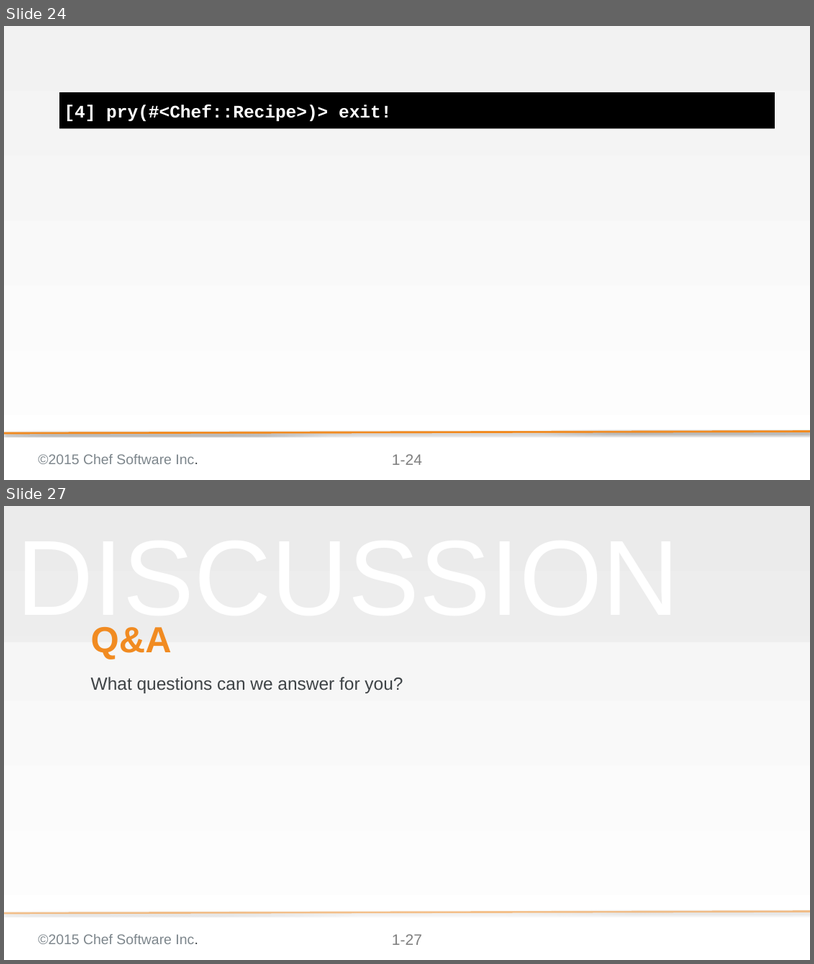
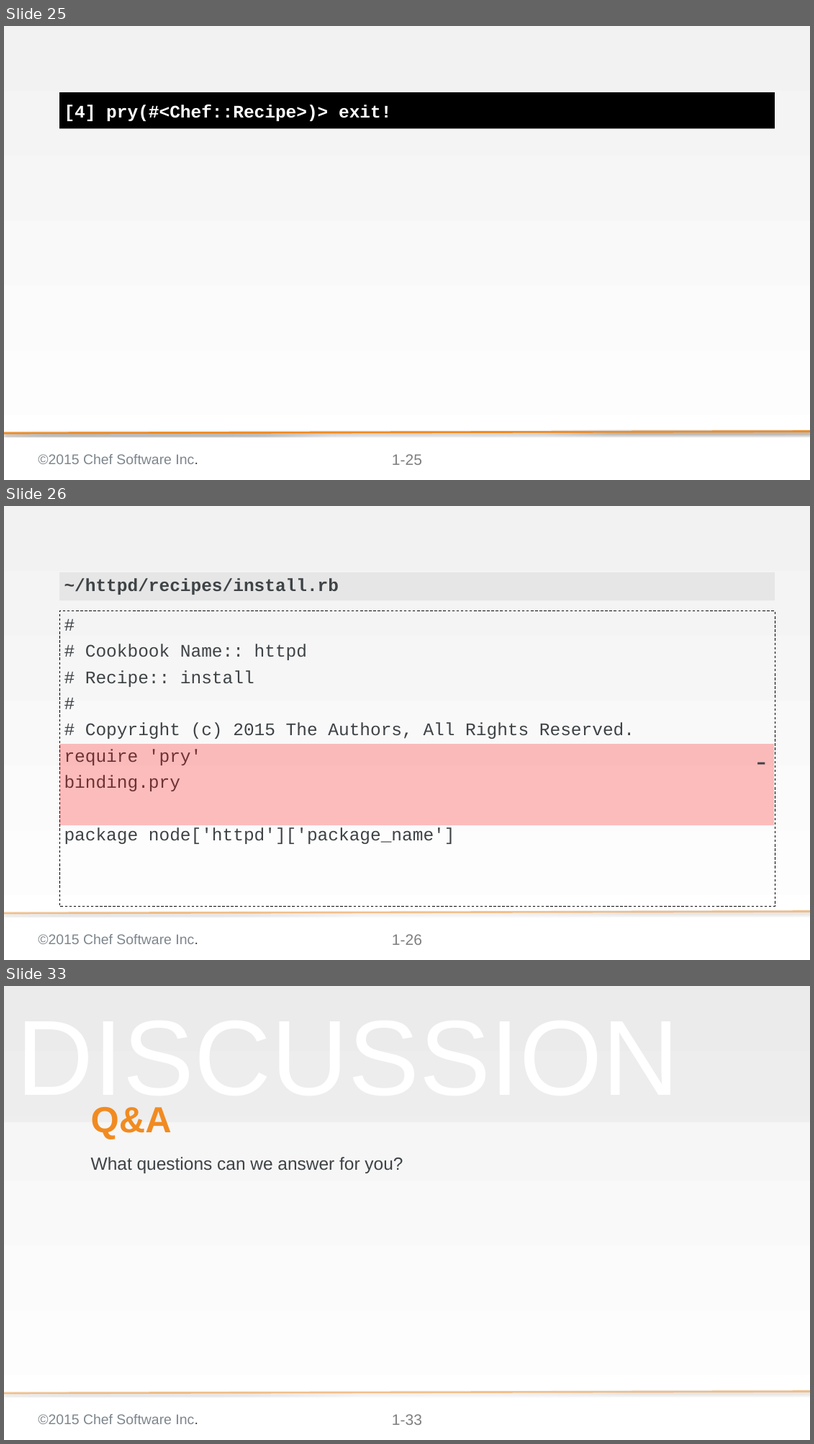
Before and after one commit to chef-training/test_driven_cookbook_development, a slide deck: 05-testing_while_refactoring_to_attributes.pptx. Shown one above the other, each under a label of ours: slides 24 and 27 before the commit, slides 25, 26 and 33 after it; the slides between them are not shown. The pictures are 814x964 and 814x1444 pixels, drawn with LibreOffice and Linux fonts; fonts in the diff are those of the drawing; background and template pictures are left out. Boxes give left, top, right and bottom in pixels: in the first picture for what was removed or moved away, otherwise in the second. Text is boxed around its words. In the diff, an @@ line names an element or a change of style, - is before the commit and + after.

Commit message:
Updated Testing While Refactoring to Attributes
* Changed the flow of the Group Exercise to be four discrete units of work. This is breaking out the execution of the tests and implementation.
* Added the missing review of the lab which walked through adding the service node attribute.

* Added an additional question in the discussion.

```diff
--- a/05-testing_while_refactoring_to_attributes.pptx
+++ b/05-testing_while_refactoring_to_attributes.pptx
@@ slide 26 added at (4,506,810,960), background gradient #F2F2F2 to #FFFFFF; not listed: 3 template elements that a slide beside it also shows @@
@@ text added at (59,572,775,600), fill #D9D9D9 at 50% opacity, 28 pt, text #3E4346, bold @@
+~/httpd/recipes/install.rb
@@ text added at (59,611,775,906), outline #000000 1 pt dashed, 28 pt, text #3E4346 @@
+#
+# Cookbook Name:: httpd
+# Recipe:: install
+#
+# Copyright (c) 2015 The Authors, All Rights Reserved.
+require 'pry'
+binding.pry
+package node['httpd']['package_name']
@@ text added at (59,744,774,825), fill #FF0000 at 25% opacity, 42.7 pt, text #3E4346 @@
+-
@@ what was slide 24 is now slide 25 @@
@@ page number at (392,454,422,464): text changed @@
-1-24
+1-25
@@ what was slide 27 is now slide 33 @@
@@ page number at (392,1414,422,1424): text changed @@
-1-27
+1-33
```
Also in this commit, not shown: 8 slides changed, 5 other slides added.
